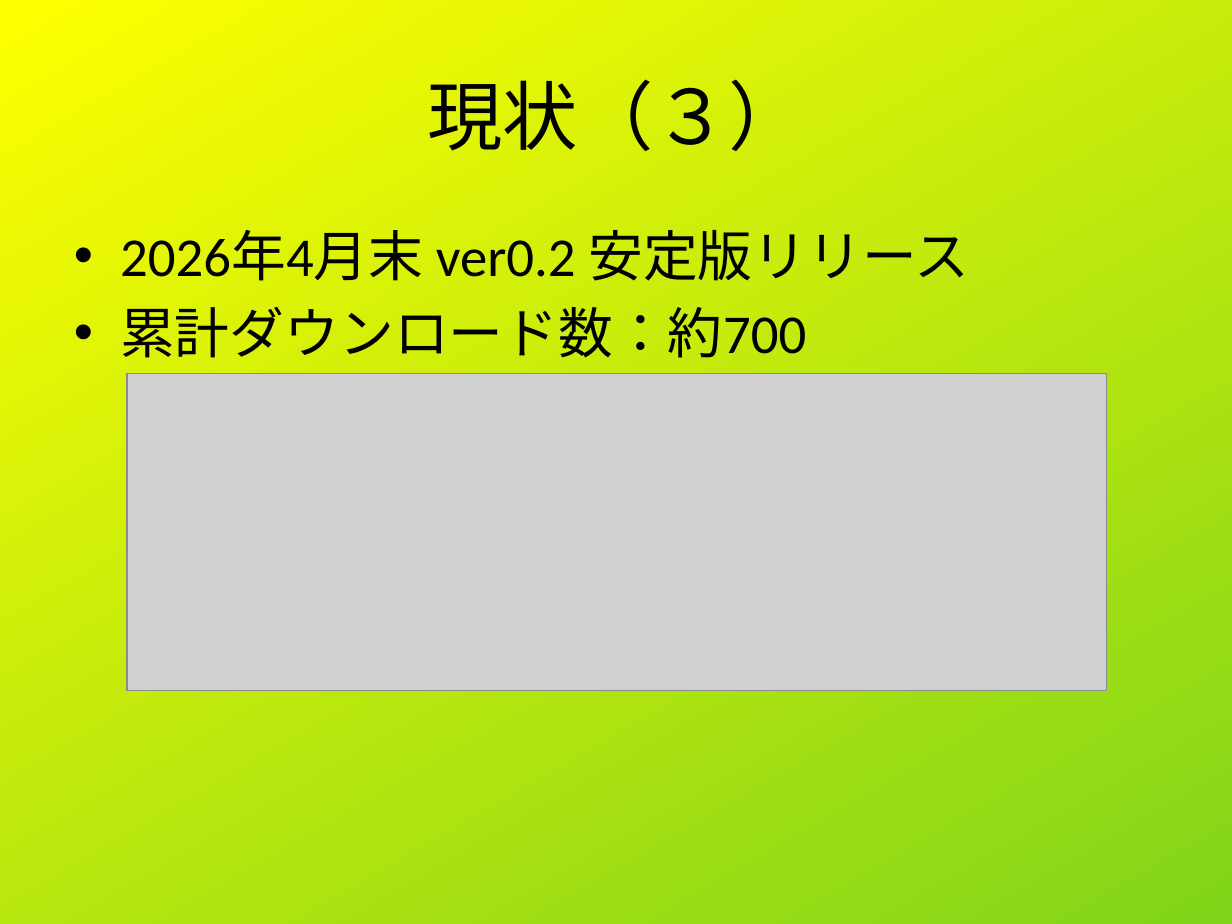
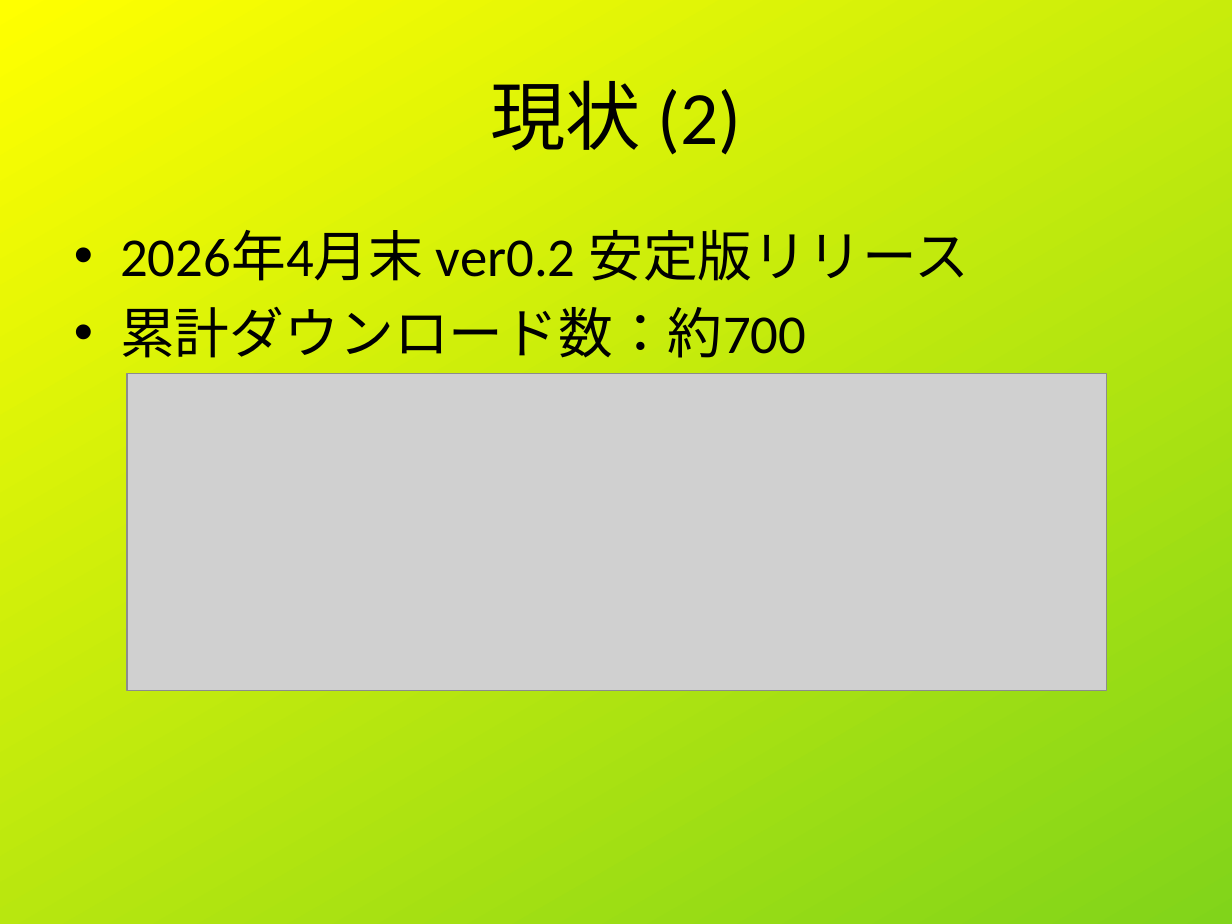
Before and after one commit to shigmas/viMarkdown, a slide deck: slide 9 of tech/ja/LT20260514/viMarkdown_LT.odp (slide 7 before the commit). Drawn at 1232x924 pixels with LibreOffice and Linux fonts; fonts in the diff are those of the drawing; grey boxes stand for pictures. Boxes give left, top, right and bottom in pixels: in the first picture for what was removed or moved away, otherwise in the second. Text is boxed around its words. In the diff, an @@ line names an element or a change of style, - is before the commit and + after.

```diff
--- a/tech/ja/LT20260514/viMarkdown_LT.odp
+++ b/tech/ja/LT20260514/viMarkdown_LT.odp
@@ title at [490, 80, 742, 155]: text changed @@
-現状（３）
+現状 (2)
```
Also in this commit, not shown: 5 other slides changed, 1 slide removed, 9 other files.
